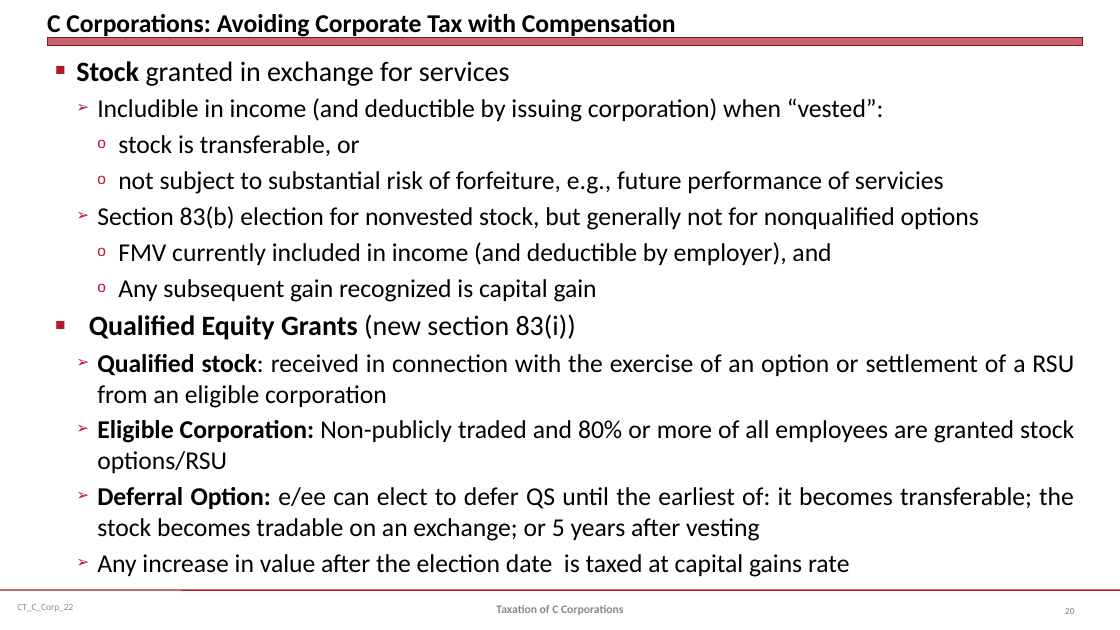
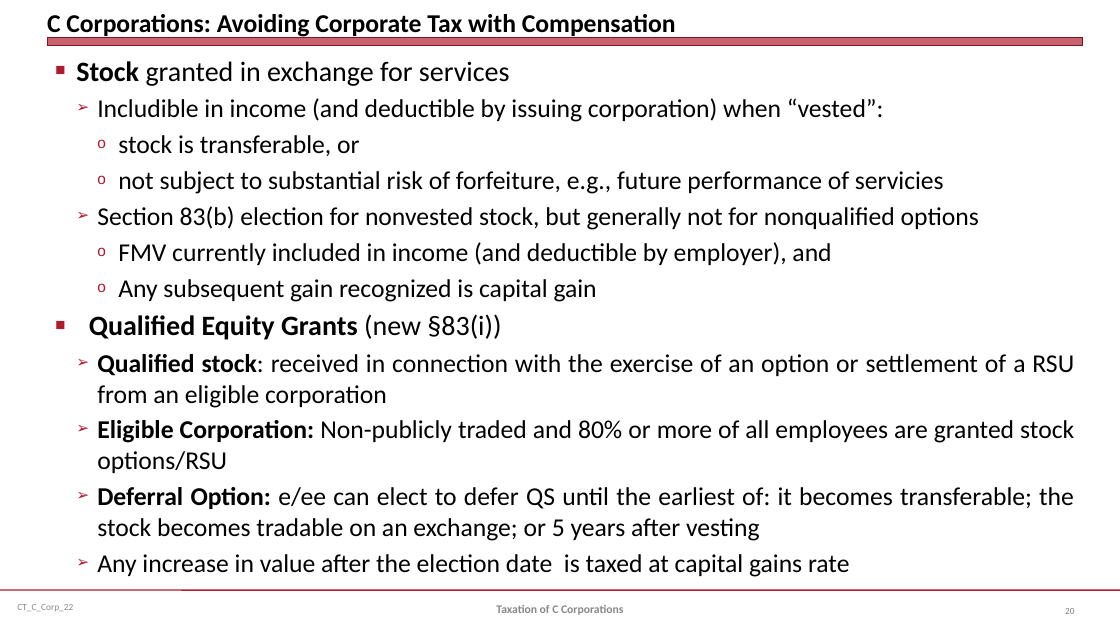
Before and after one commit to jmc877/Corporate-Tax, a slide deck: slide 20 of slides/CT_C_Corp_22.pptx. Drawn at 1120x630 pixels with LibreOffice and Linux fonts; fonts in the diff are those of the drawing. Boxes give left, top, right and bottom in pixels: in the first picture for what was removed or moved away, otherwise in the second. Text is boxed around its words. In the diff, an @@ line names an element or a change of style, - is before the commit and + after.

```diff
--- a/slides/CT_C_Corp_22.pptx
+++ b/slides/CT_C_Corp_22.pptx
@@ text at [89, 314, 501, 340]: text changed @@
-■ Qualified Equity Grants (new section 83(i))
+■ Qualified Equity Grants (new §83(i))
```
Also in this commit, not shown: 2 other slides changed.
